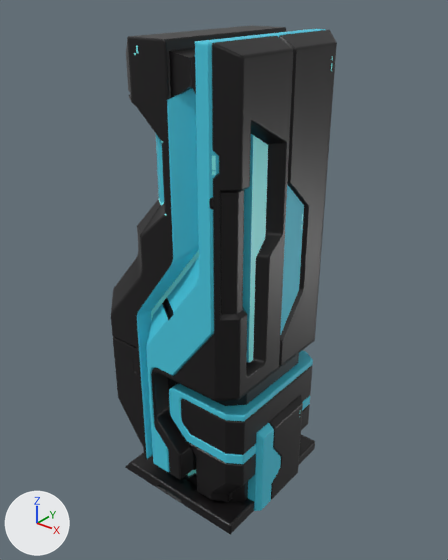
The OBJ model Simulacion/assets/models/Untitled.obj, before and after one commit.
Before and after are seen from a 50 mm camera at (19.9, -40.7, 86.8) aimed at (-41.0, 35.3, 39.7). Arrows for +X, +Y and +Z are at lower left; the lights stay in place. The older version comes first. Where no turn or scale is listed for an object, it has been applied to the vertices. Vertices at exactly the same position are counted once.

In view in the first picture: 'Tower_06.smd'.
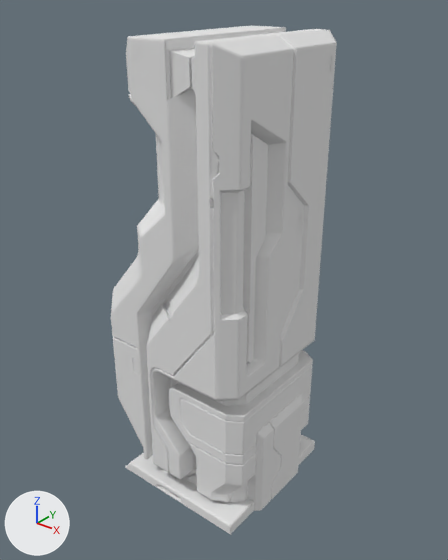
Location of each change, [x1, y1, x2, y2] in pixels of the pictures (448 x 560 px):
part 1 of me_tower_06_smd, recoloured: [134, 46, 333, 476] in both
part 2 of me_tower_06_smd, recoloured (black to white): [111, 25, 337, 534] in both
part 3 of me_tower_06_smd, recoloured (cyan to white): [137, 29, 325, 511] in both

What the commit changed:
Material 'Material.002' (mat_material_002) is new.
Its base color is (0.8, 0.8, 0.8) (white #e7e7e7).
Its roughness is 1.0.
Material 'building_glow.002' (mat_building_glow_002) is new.
Its base color is (0.8, 0.8, 0.8) (white #e7e7e7).
Its roughness is 1.0.
Material 'metal.002' (mat_metal_002) is new.
Its base color is (0.8, 0.8, 0.8) (white #e7e7e7).
Its roughness is 1.0.
me_tower_06_smd has 2109 vertices, 3978 faces and spans x -56.8..-26.9, y 20.8..48.8, z 0.0..79.9.
me_tower_06_smd is used by ob_tower_06_smd; location (0.0, 0.0, 0.0).
me_tower_06_smd part 1: all 260 faces that had it switch from mat_building_glow (cyan #89ffff) to mat_building_glow_002 (white #e7e7e7).
me_tower_06_smd part 2: all 2712 faces that had it switch from mat_metal (black #0f0c0e) to mat_metal_002 (white #e7e7e7).
me_tower_06_smd part 3: all 1006 faces that had it switch from mat_material_001 (cyan #48cee7) to mat_material_002 (white #e7e7e7).
